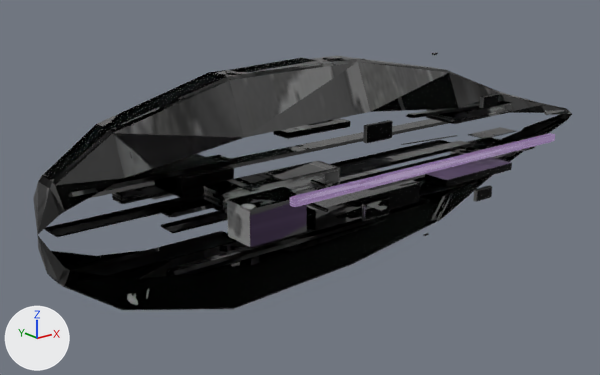
Before and after pictures for a commit that changed the glTF model assets/ships/parts/hulls/hull_multirole.glb.
Camera for both pictures: a camera (50 mm lens) standing at (-9.46, -10.43, 3.94) and looking at (-0.57, 0.69, -0.51). The axes (+X, +Y, +Z) are drawn at lower left. The lights are the same throughout. The picture after the commit comes second. Where no turn or scale is listed for an object, it has been applied to the vertices.

Names of what the first picture shows: 'DET_field_repair', 'DET_mismatched_panel', 'DET_salvage_patch', 'DET_smuggler_hatch', 'DET_violet_stripe', 'LOD0_HULL_MULTIROLE_MAIN' and 1 more.
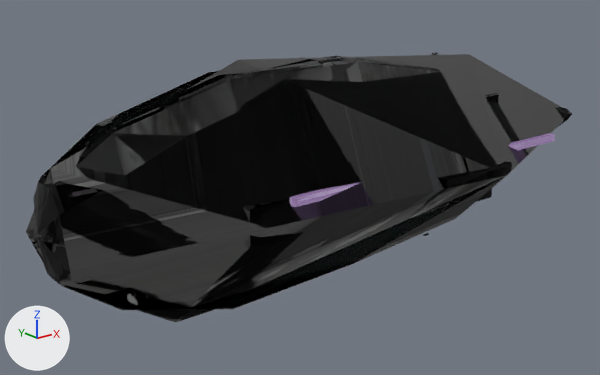
Where the change shows, as pixel boxes (x1, y1, x2, y2) in the pictures (600 x 375 px):
'LOD2_HULL_MULTIROLE_SILHOUETTE', added
    after: (26, 54, 570, 322)
'LOD1_HULL_MULTIROLE_SILHOUETTE', added (mostly hidden)
    after: (38, 59, 567, 209)
'LOD0_HULL_MULTIROLE_MAIN', unchanged, covered by the edit
    both: (33, 52, 572, 310)
'DET_salvage_patch', unchanged, covered by the edit
    before: (204, 161, 340, 213)
'DET_violet_stripe', unchanged, covered by the edit
    both: (290, 133, 555, 207)

The change, as a diff of the scene's bpy script:
```diff
--- a/assets/ships/parts/hulls/hull_multirole.glb.py
+++ b/assets/ships/parts/hulls/hull_multirole.glb.py
@@ me_lod0_hull_starter_002 @@
+me_lod0_hull_starter_002.from_pydata(...)  # 18 vertices, 32 faces; spans x -5.63..6.61, y -2.35..2.54, z -1.91..2.04
+me_lod0_hull_starter_002.materials.append(mat_material_hull)
@@ me_lod0_hull_starter_001 @@
+me_lod0_hull_starter_001.from_pydata(...)  # 893 vertices, 908 faces; spans x -5.66..6.52, y -2.22..2.22, z -1.86..1.92
+me_lod0_hull_starter_001.materials.append(mat_material_hull)
@@ ob_lod2_hull_multirole_silhouette @@
+ob_lod2_hull_multirole_silhouette = bpy.data.objects.new('LOD2_HULL_MULTIROLE_SILHOUETTE', me_lod0_hull_starter_002)
+ob_lod2_hull_multirole_silhouette.location = (0.0, 0.0, 0.0)
@@ ob_lod1_hull_multirole_silhouette @@
+ob_lod1_hull_multirole_silhouette = bpy.data.objects.new('LOD1_HULL_MULTIROLE_SILHOUETTE', me_lod0_hull_starter_001)
+ob_lod1_hull_multirole_silhouette.location = (0.0, 0.0, 0.0)
```
